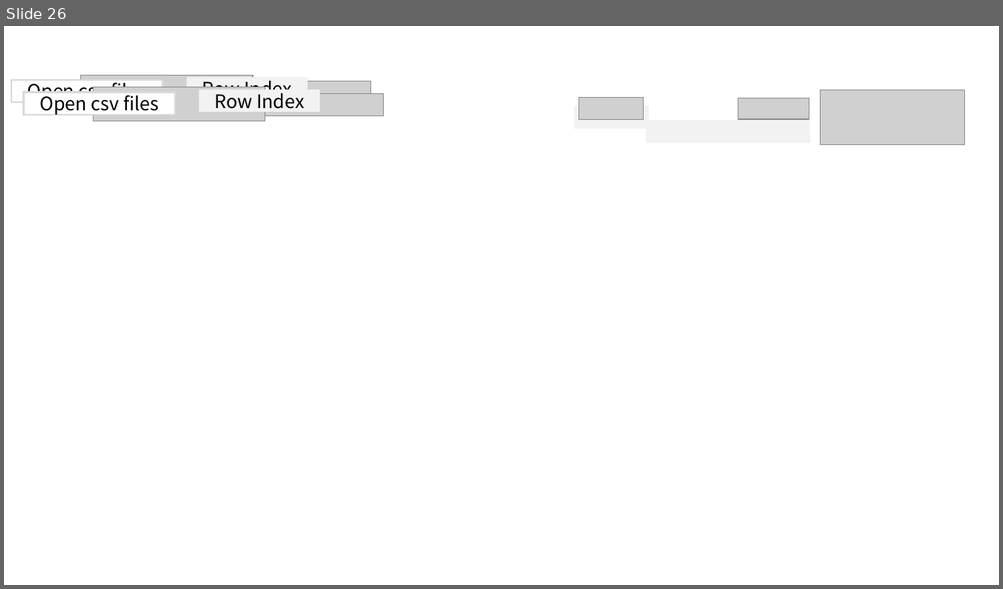
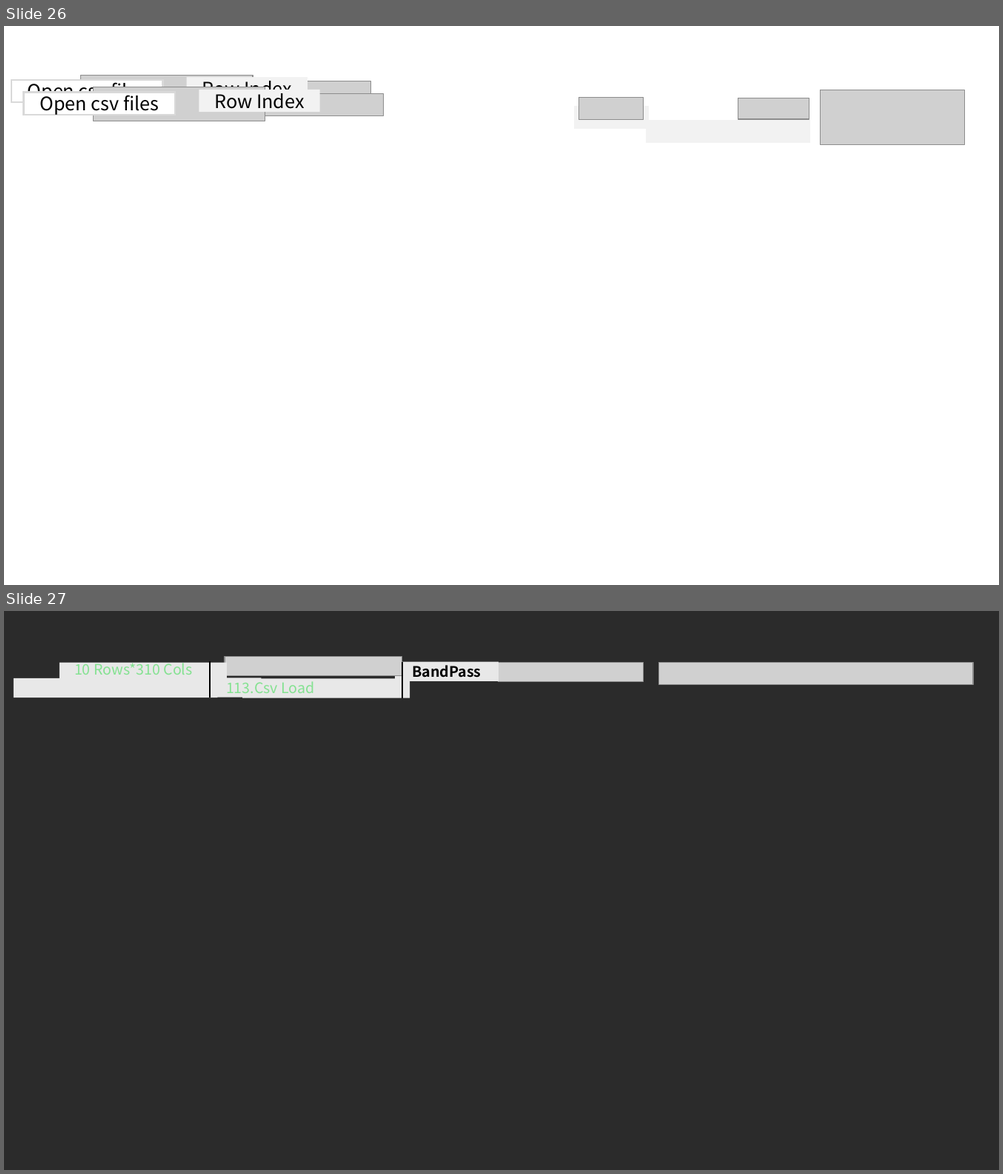
Before and after one commit to yhh503-sudo/Mater-Degree-2026, a slide deck: Document 26.09.01/논문 자료.pptx. Shown one above the other, each under a label of ours: slide 26 before the commit, slides 26 and 27 after it. The pictures are 1003x589 and 1003x1174 pixels, drawn with LibreOffice and Linux fonts; fonts in the diff are those of the drawing; grey boxes stand for pictures; background and template pictures are left out; a plain dark background stands for a picture behind light text. Boxes give left, top, right and bottom in pixels: in the first picture for what was removed or moved away, otherwise in the second. Text is boxed around its words. In the diff, an @@ line names an element or a change of style, - is before the commit and + after.

```diff
--- a/Document 26.09.01/논문 자료.pptx
+++ b/Document 26.09.01/논문 자료.pptx
@@ slide 27 added at (4, 611, 999, 1170), background picture (left out) @@
@@ rectangle added at (60, 663, 226, 682), fill #E8E8E8 @@
@@ text added at (74, 660, 192, 675), 14 pt, text #84E291 @@
+10 Rows*310 Cols
@@ picture added at (148, 667, 225, 681) @@
@@ line added from (210, 661) to (210, 698), #000000 1.5 pt @@
@@ picture added at (225, 657, 402, 676) @@
@@ rectangle added at (395, 662, 498, 681), fill #E8E8E8, 14 pt, text #000000, bold @@
+BandPass
@@ line added from (402, 662) to (402, 698), #000000 1.5 pt @@
@@ picture added at (498, 663, 643, 682) @@
@@ picture added at (659, 663, 973, 685) @@
@@ rectangle added at (14, 678, 217, 698), fill #E8E8E8 @@
@@ rectangle added at (94, 678, 261, 698), fill #E8E8E8 @@
@@ text added at (226, 678, 315, 698), 14 pt, text #84E291 @@
+113.Csv Load
@@ rectangle added at (242, 679, 409, 698), fill #E8E8E8 @@
```
Also in this commit, not shown: 2 other files.
